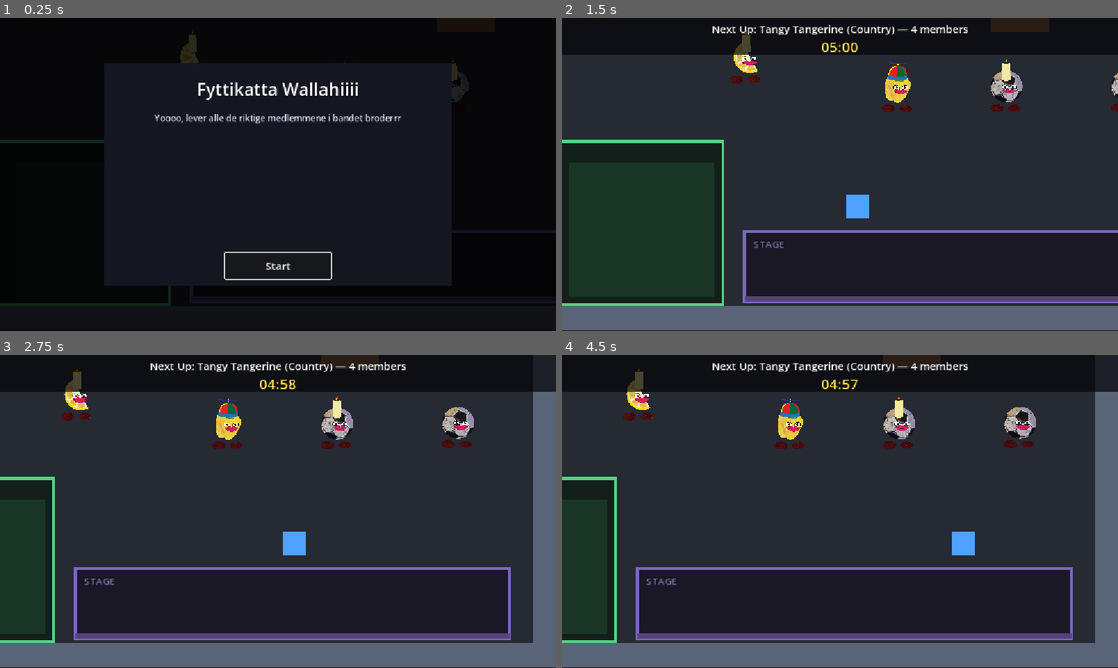
Above: before the commit, frames 1-4 (two rows, left to right).
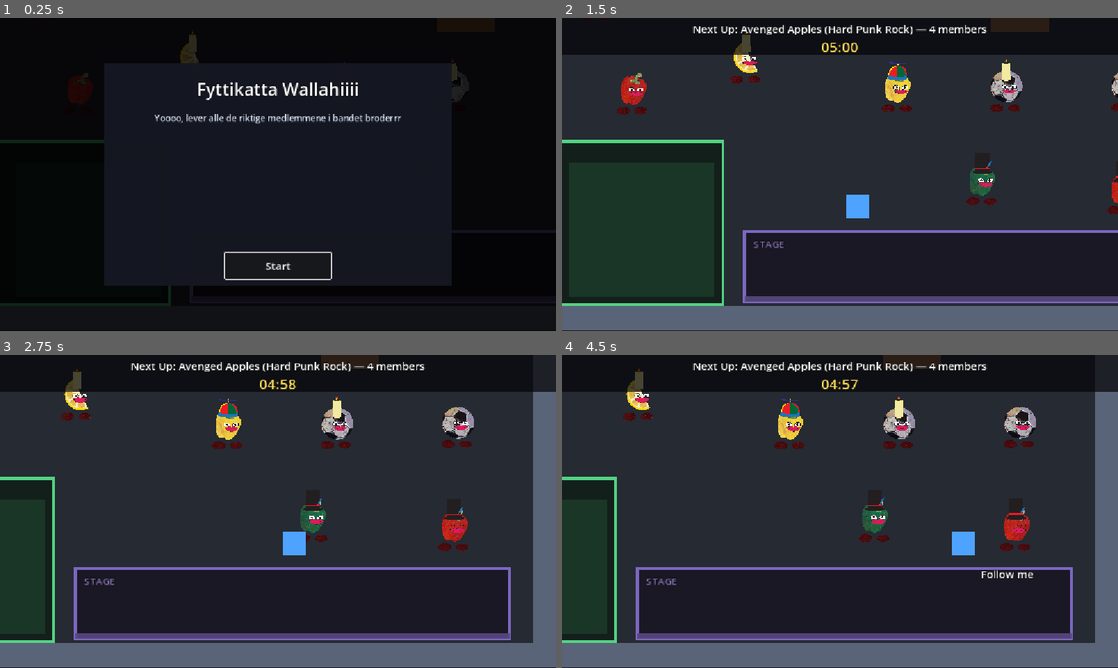
Above: after the commit, the same moments.

Repository: hexahigh/cool-game-project
Game: Godot game, scene res://scenes/main.tscn
Same seed, same stepped clock (60 frames per second), same inputs: the game is played once before the commit and once after it.
Inputs (mouse positions are in pixels of both pictures, inside the frame that each line leads up to):
- Up to frame 1 (0.25 s): no input
- Up to frame 2 (1.5 s): click "Start" at 0.5 s; tap Enter at 1.25 s; move the mouse to (962, 158) at 1.27 s; hold D (move_right) from 1.28 s (still down); click (962, 158) at 1.42 s
- Up to frame 3 (2.75 s): release D (move_right) at 2 s; drag from (166, 527) to (250, 574) at 2.02 s
- Up to frame 4 (4.5 s): move the mouse to (895, 442) at 2.77 s; hold D (move_right) 2.78-3.5 s; drag from (812, 574) to (673, 464) at 3.52 s; move the mouse to (1006, 558) at 4.27 s; hold A (move_left) from 4.28 s (still down)

The runs differ from the first frame. In frame 1, 0.2% of the frame differs, in the area x 12-17%, y 18-28%; in frame 2, 1.8%, in the area x 9-100%, y 2-63%; in frame 3, 1.6%; in frame 4, 1.8%.

Commit message:
added rock band

Diff:
--- a/scripts/game_manager.gd
+++ b/scripts/game_manager.gd
@@ -30,6 +30,17 @@
 			{"instrument": "Mandolin", "paths": ["res://songs/tangy-tangerine/mono/mandolin.mp3"]},
 		],
 	},
+	{
+		"id": "avenged_apples",
+		"name": "Avenged Apples",
+		"genre": "Hard Punk Rock",
+		"stems": [
+			{"instrument": "Drums", "paths": ["res://songs/goblings/mono/drum.ogg", "res://songs/goblings/mono/rack.ogg"]},
+			{"instrument": "Bass", "paths": ["res://songs/goblings/mono/guitar_bass.ogg"]},
+			{"instrument": "Guitar", "paths": ["res://songs/goblings/mono/guitar_1.ogg", "res://songs/goblings/mono/guitar_2.ogg"]},
+			{"instrument": "Vocals", "paths": ["res://songs/goblings/mono/vocal_kor.ogg", "res://songs/goblings/mono/vocal_edvin.ogg", "res://songs/goblings/mono/vocal_will.ogg", "res://songs/goblings/mono/keys.ogg"]},
+		],
+	}
 ]
 
 const BODY_PATHS := [
Not shown, added: songs/goblings/_ 34-Instrument Rack.wav.import
Not shown, added: songs/goblings/_ 35-Goblins Keys.wav.import
Not shown, added: songs/goblings/_ 5 Kor Goblin.wav.import
Not shown, added: songs/goblings/_ Bass GRP.wav.import
Not shown, added: songs/goblings/_ Drum GRP.wav.import
Not shown, added: songs/goblings/_ Edvin.wav.import
Not shown, added: songs/goblings/_ Gitar GRP-1.wav.import
Not shown, added: songs/goblings/_ Gitar GRP.wav.import
Not shown, added: songs/goblings/_ Will GRP.wav.import
Not shown, added: songs/goblings/mono/drum.ogg.import
Not shown, added: songs/goblings/mono/guitar_1.ogg.import
Not shown, added: songs/goblings/mono/guitar_2.ogg.import
(and 33 more such lines)
